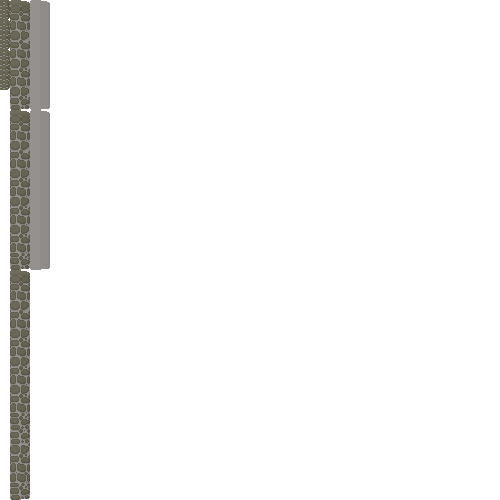
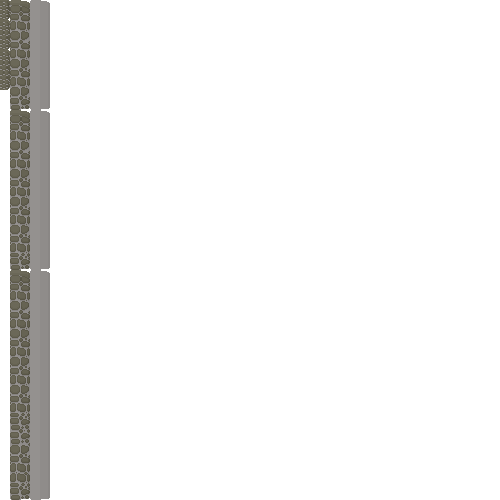
Layered file, before and after one edit (w=500, h=500). Changes by layer:
painted on "Background" over [left=30, top=270, right=50, bottom=500]
